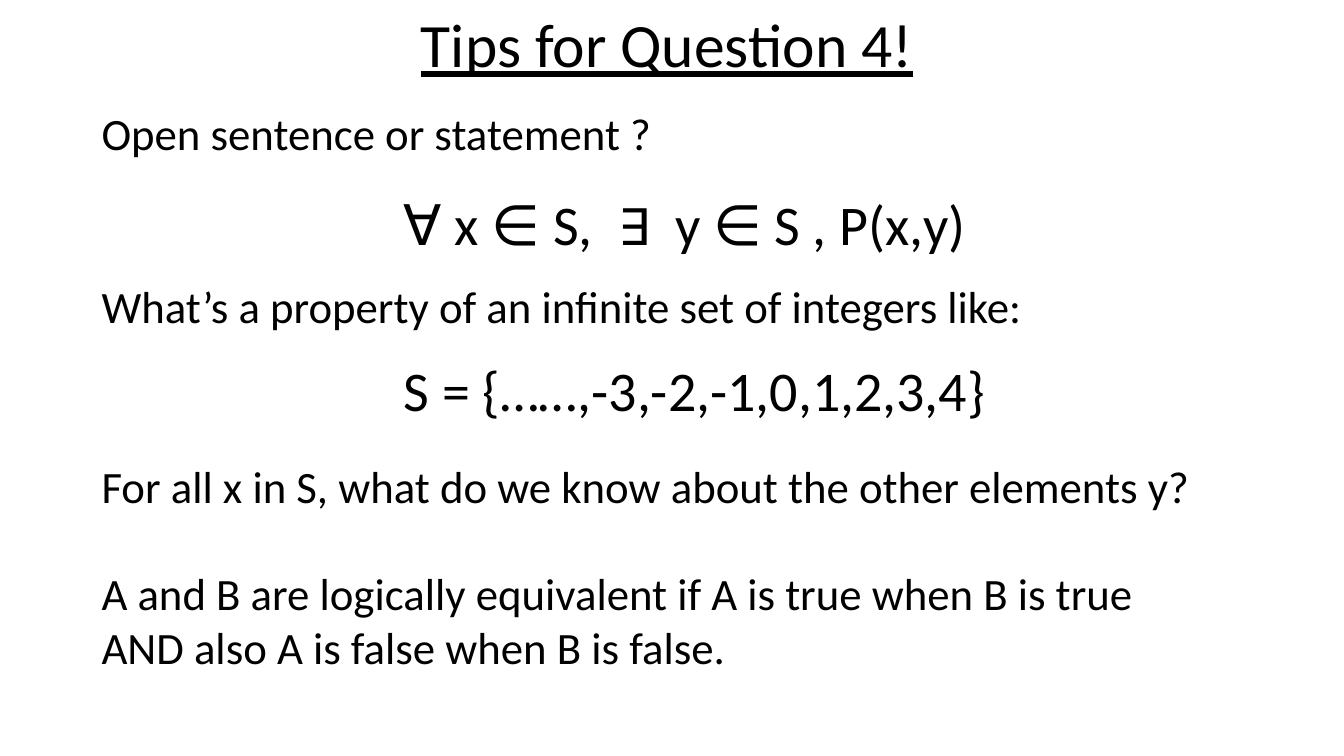
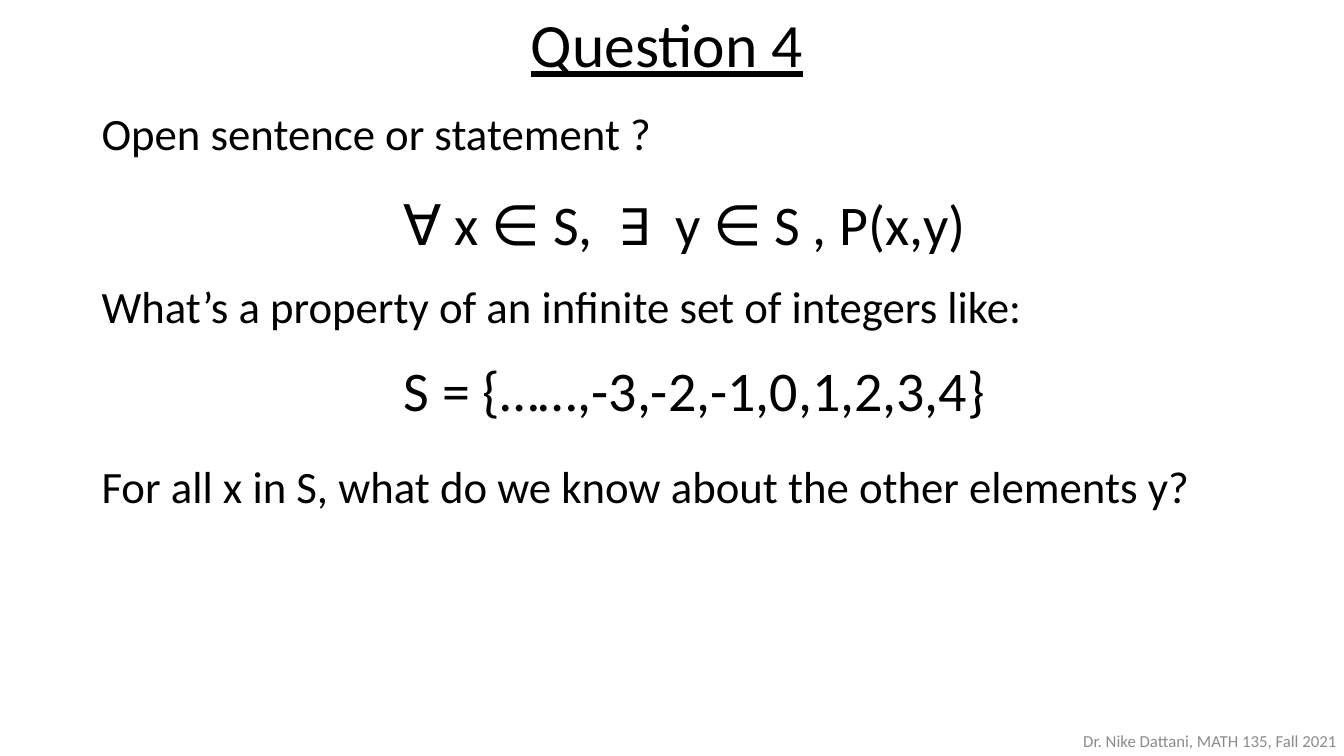
Before and after one commit to ndattani/Lecture_Notes, a slide deck: slide 7 of University_of_Waterloo/Fall_2021/MATH135/UW_Fall2021_MATH135_Lecture3.pptx. Drawn at 1344x756 pixels with LibreOffice and Linux fonts; fonts in the diff are those of the drawing. Boxes give left, top, right and bottom in pixels: in the first picture for what was removed or moved away, otherwise in the second. Text is boxed around its words. In the diff, an @@ line names an element or a change of style, - is before the commit and + after.

```diff
--- a/University_of_Waterloo/Fall_2021/MATH135/UW_Fall2021_MATH135_Lecture3.pptx
+++ b/University_of_Waterloo/Fall_2021/MATH135/UW_Fall2021_MATH135_Lecture3.pptx
@@ subtitle at [531,24,803,77]: text changed @@
-Tips for Question 4!
+Question 4
@@ text at [102,579,1132,665]: paragraphs removed @@
-  A and B are logically equivalent if A is true when B is true
-  AND also A is false when B is false.
@@ text added at [1083,735,1336,749], 12 pt, text #8C8C8C @@
+Dr. Nike Dattani, MATH 135, Fall 2021
```
Also in this commit, not shown: 5 other slides changed, 1 slide added, 3 slides removed, 1 other file.
